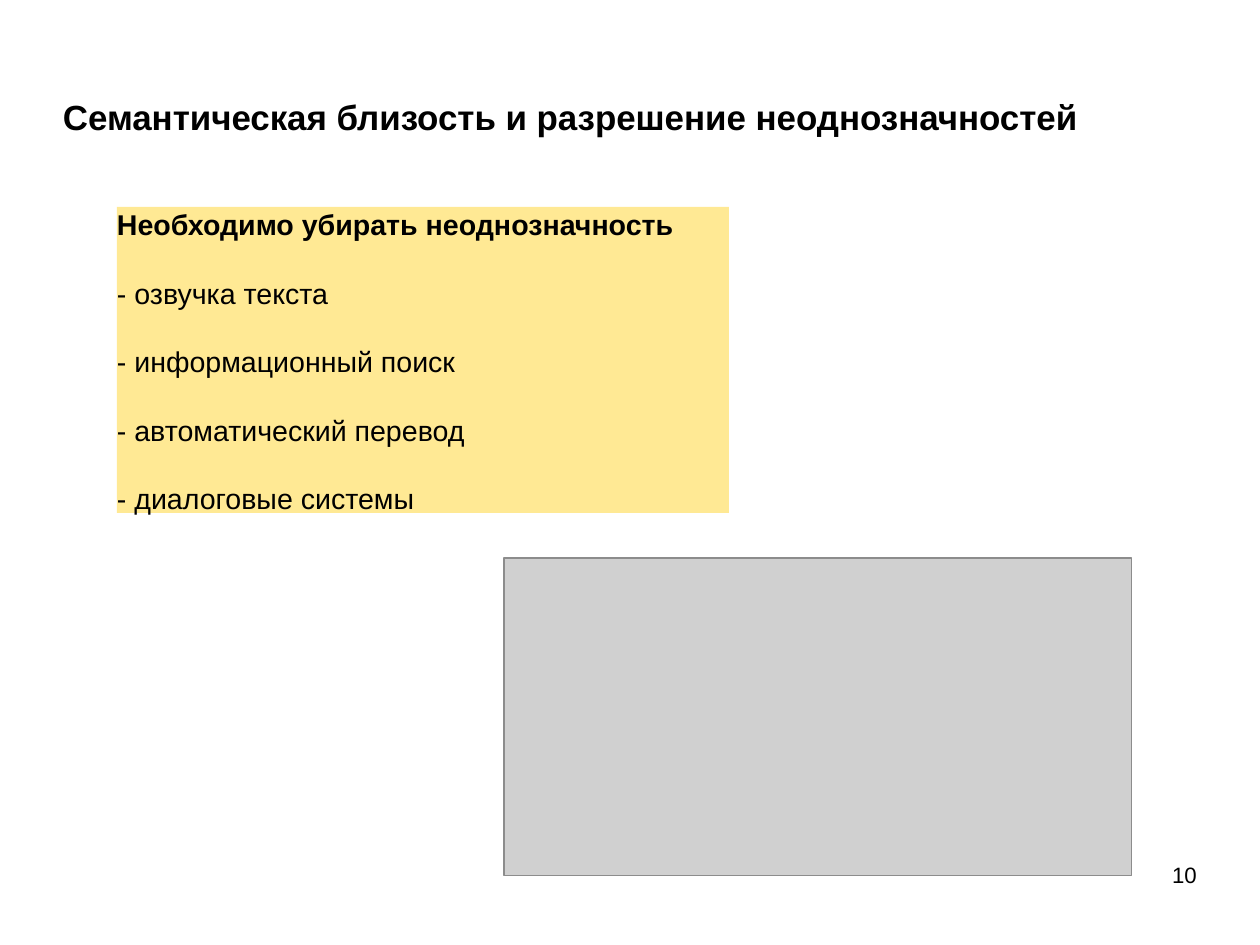
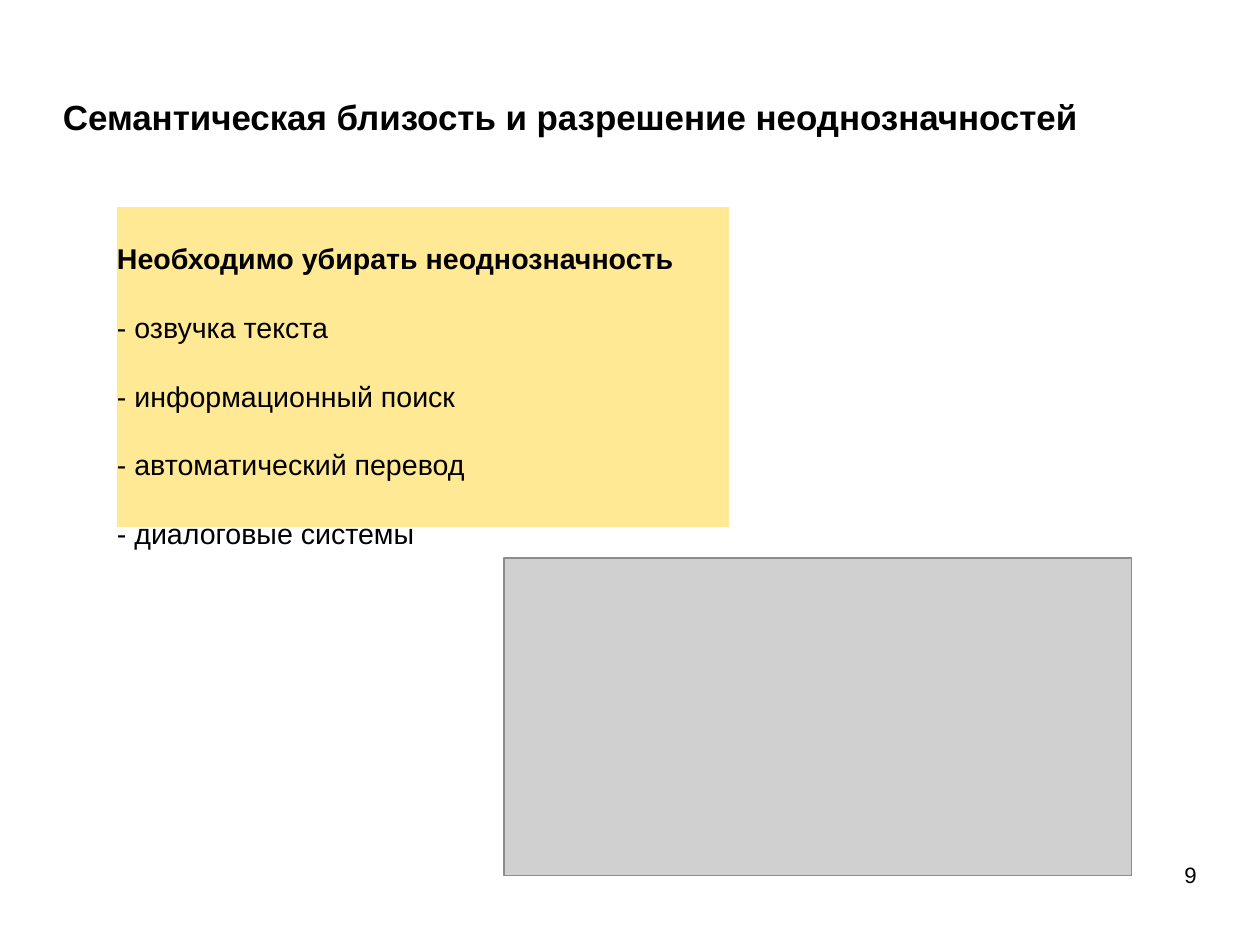
Before and after one commit to mechanoid5/ml_nlp_2022, a slide deck: slide 9 of 10-semantic.odp (slide 10 before the commit). Drawn at 1260x945 pixels with LibreOffice and Linux fonts; fonts in the diff are those of the drawing; grey boxes stand for pictures; background and template pictures are left out. Boxes give left, top, right and bottom in pixels: in the first picture for what was removed or moved away, otherwise in the second. Text is boxed around its words. In the diff, an @@ line names an element or a change of style, - is before the commit and + after.

```diff
--- a/10-semantic.odp
+++ b/10-semantic.odp
@@ rectangle "Необходимо убирать неоднозначность": place and size @@
-rectangle "Необходимо убирать неоднозначность" at box(117, 207, 728, 513)
+rectangle "Необходимо убирать неоднозначность" at box(117, 207, 728, 527)
@@ page number at box(1184, 867, 1196, 884): text changed @@
-10
+9
```
Also in this commit, not shown: 4 other slides changed, 2 slides removed, 10 other files.
